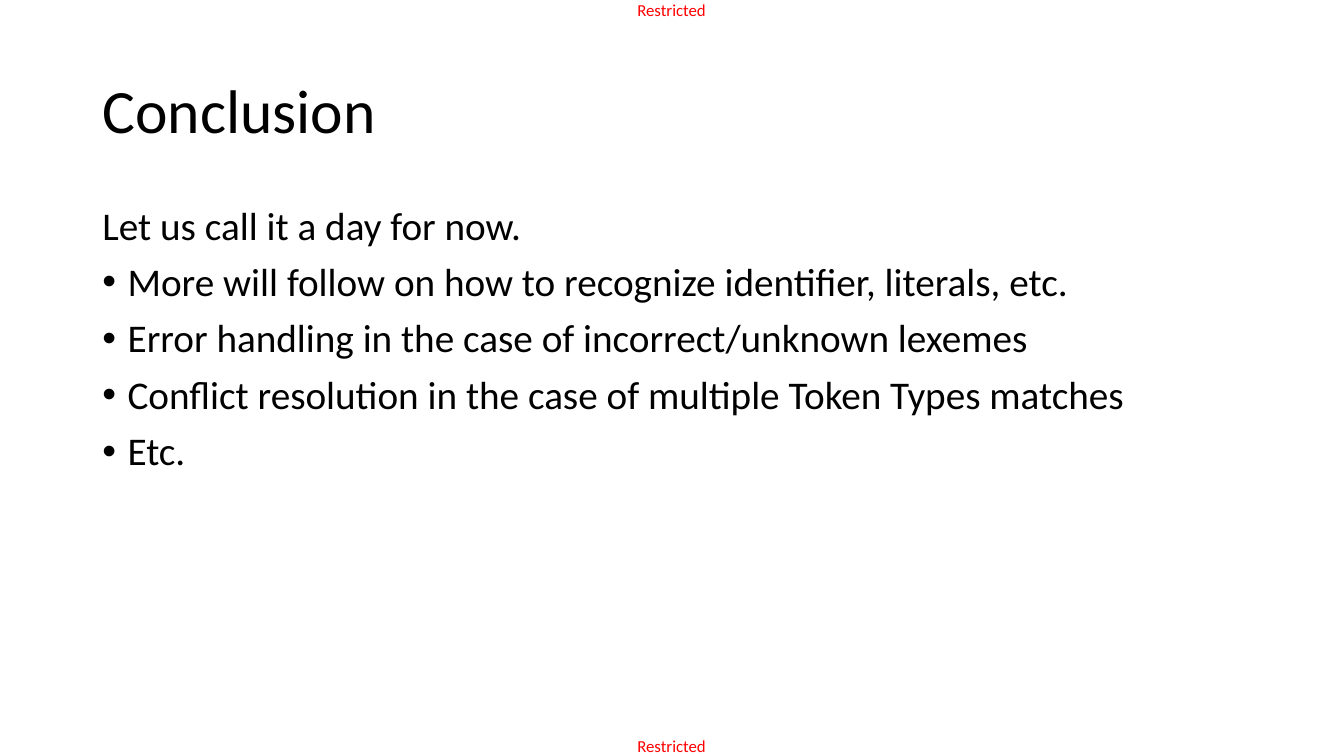
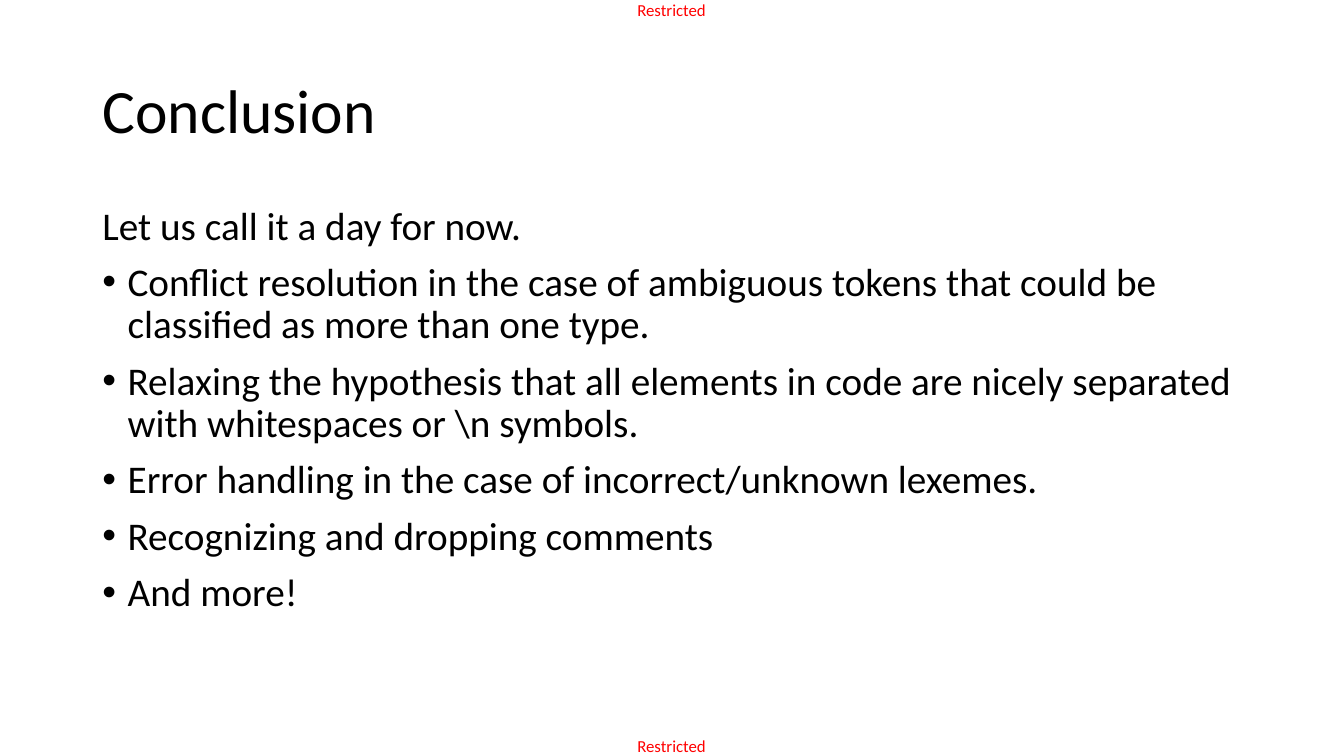
Before and after one commit to matthieudemari/SUTD_PLC_50_051, a slide deck: slide 61 of W9/W9S3/W9S3.pptx (slide 45 before the commit). Drawn at 1344x756 pixels with LibreOffice and Linux fonts; fonts in the diff are those of the drawing. Boxes give left, top, right and bottom in pixels: in the first picture for what was removed or moved away, otherwise in the second. Text is boxed around its words. In the diff, an @@ line names an element or a change of style, - is before the commit and + after.

```diff
--- a/W9/W9S3/W9S3.pptx
+++ b/W9/W9S3/W9S3.pptx
@@ text at (128, 268, 1230, 607): text changed @@
-• More will follow on how to recognize identifier, literals, etc.
-• Error handling in the case of incorrect/unknown lexemes
-• Conflict resolution in the case of multiple Token Types matches
-• Etc.
+• Conflict resolution in the case of ambiguous tokens that could be classified as more than one type.
+• Relaxing the hypothesis that all elements in code are nicely separated with whitespaces or \n symbols.
+• Error handling in the case of incorrect/unknown lexemes.
+• Recognizing and dropping comments
+• And more!
```
Also in this commit, not shown: 2 other slides changed, 23 slides added, 1 slide removed, 5 other files.
